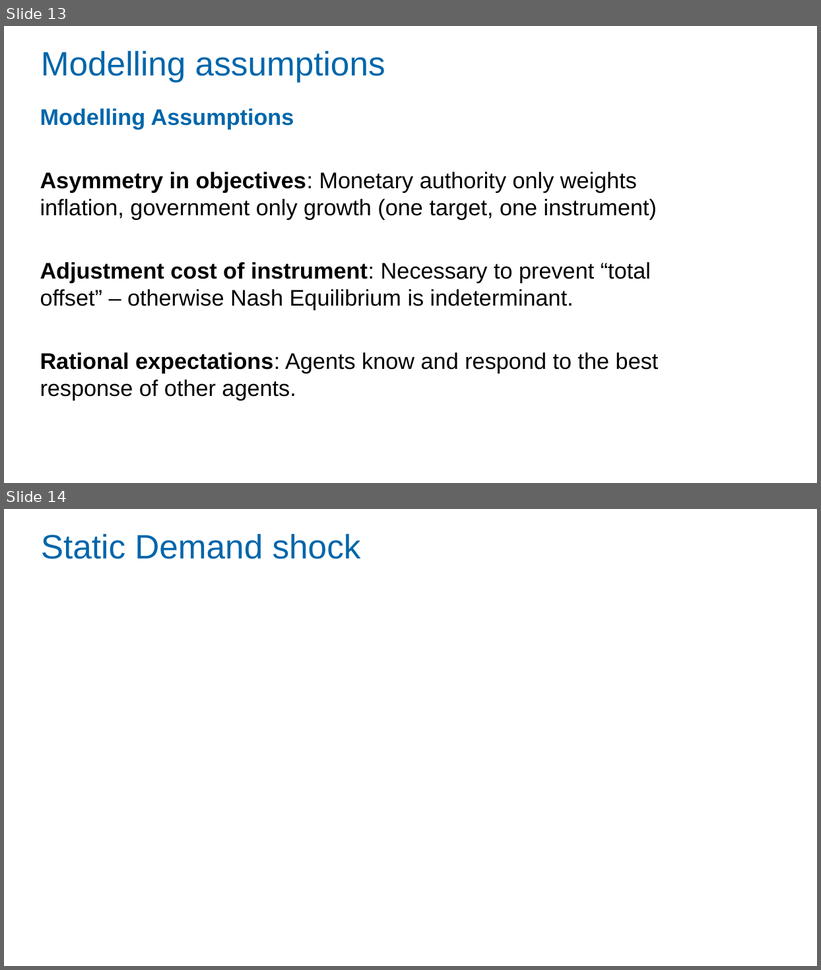
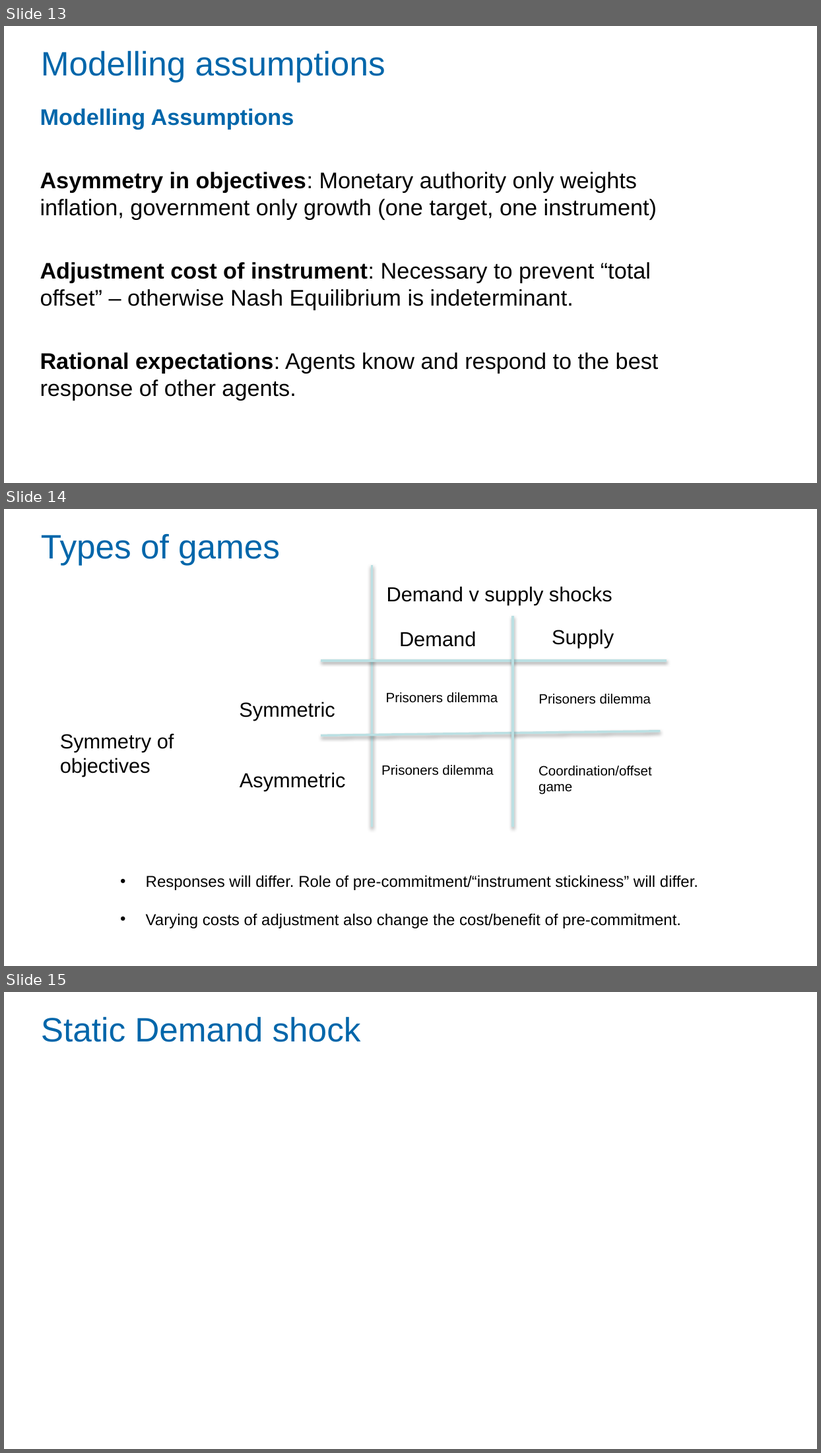
Before and after one commit to Zjub/TVHENZ, a slide deck: MF coordination/SI_game/Monetary and Fiscal Policy Coordination.pptx. Shown one above the other, each under a label of ours: slides 13 and 14 before the commit, slides 13, 14 and 15 after it. The pictures are 821x970 and 821x1453 pixels, drawn with LibreOffice and Linux fonts; fonts in the diff are those of the drawing; grey boxes stand for pictures. Boxes give left, top, right and bottom in pixels: in the first picture for what was removed or moved away, otherwise in the second. Text is boxed around its words. In the diff, an @@ line names an element or a change of style, - is before the commit and + after.

```diff
--- a/MF coordination/SI_game/Monetary and Fiscal Policy Coordination.pptx
+++ b/MF coordination/SI_game/Monetary and Fiscal Policy Coordination.pptx
@@ slide 14 added at [4,509,817,966], background #FFFFFF @@
@@ title added at [41,534,280,565], 30 pt, text #0066AA @@
+Types of games
@@ line added from (372, 565) to (372, 827), #BBE0E3 2 pt @@
@@ text added at [387,586,613,605], 18 pt, text #000000 @@
+Demand v supply shocks
@@ line added from (513, 617) to (513, 827), #BBE0E3 2 pt @@
@@ text added at [399,631,476,647], 18 pt, text #000000 @@
+Demand
@@ text added at [552,629,614,648], 18 pt, text #000000 @@
+Supply
@@ line added from (321, 661) to (667, 661), #BBE0E3 2 pt @@
@@ text added at [239,702,335,721], 18 pt, text #000000 @@
+Symmetric
@@ text added at [386,692,498,703], 12 pt, text #000000 @@
+Prisoners dilemma
@@ text added at [539,694,651,704], 12 pt, text #000000 @@
+Prisoners dilemma
@@ text added at [60,733,174,777], 18 pt, text #000000 @@
+Symmetry of objectives
@@ line added from (321, 736) to (660, 731), #BBE0E3 2 pt @@
@@ text added at [382,765,493,776], 12 pt, text #000000 @@
+Prisoners dilemma
@@ text added at [539,766,652,795], 12 pt, text #000000 @@
+Coordination/offset game
@@ text added at [240,772,346,791], 18 pt, text #000000 @@
+Asymmetric
@@ text added at [146,875,698,929], 14 pt, text #000000 @@
+• Responses will differ. Role of pre-commitment/“instrument stickiness” will differ.
+• Varying costs of adjustment also change the cost/benefit of pre-commitment.
@@ what was slide 14 is now slide 15 @@
```
Also in this commit, not shown: 3 slides changed, 2 other slides added, 10 other files.
